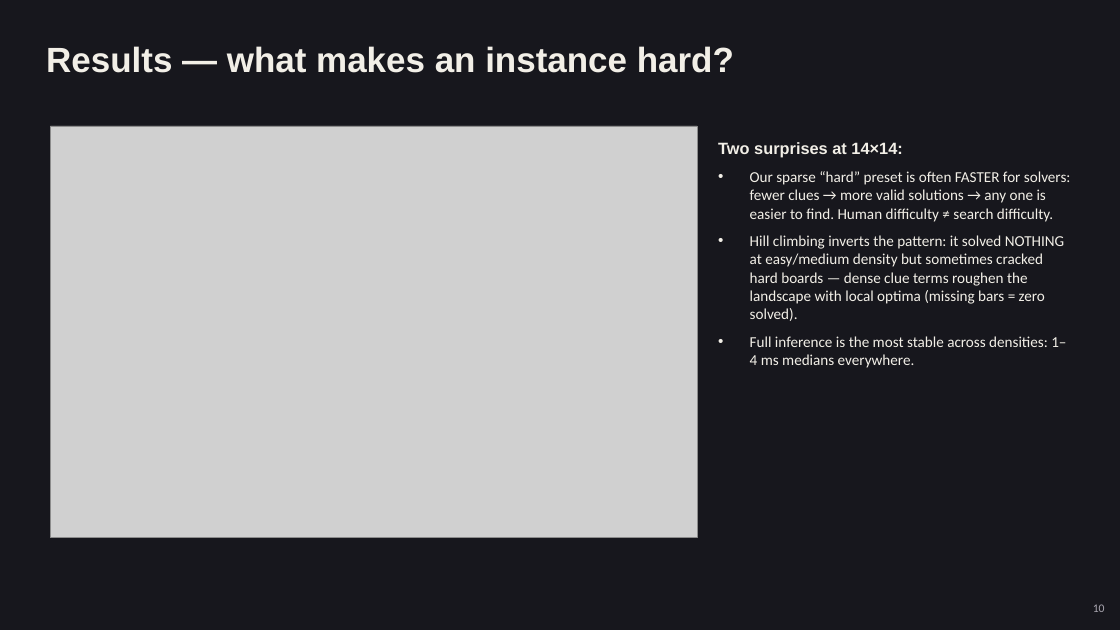
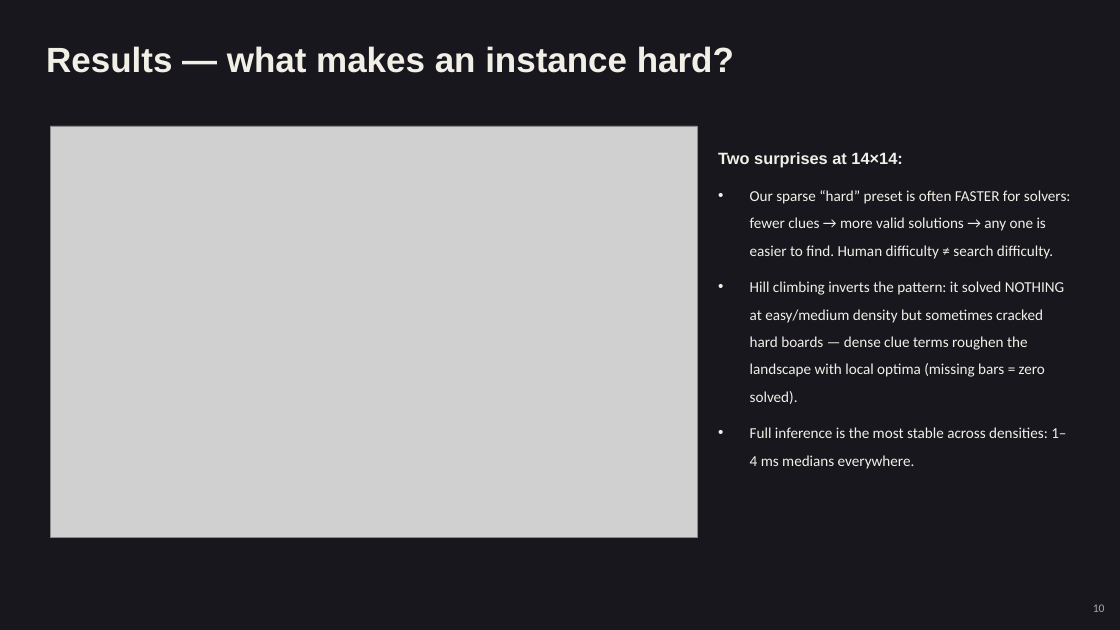
Before and after one commit to AnnieBaghumyan/LightUp, a slide deck: slide 10 of docs/presentation.pptx. Drawn at 1120x630 pixels with LibreOffice and Linux fonts; fonts in the diff are those of the drawing; grey boxes stand for pictures. Boxes give left, top, right and bottom in pixels: in the first picture for what was removed or moved away, otherwise in the second. Text is boxed around its words. In the diff, an @@ line names an element or a change of style, - is before the commit and + after.

```diff
--- a/docs/presentation.pptx
+++ b/docs/presentation.pptx
@@ text "Two surprises at 14×14:" at (718,152,1071,469): line spacing 1 to 1.5 @@
```
Also in this commit, not shown: 8 other slides changed, 1 other file.
